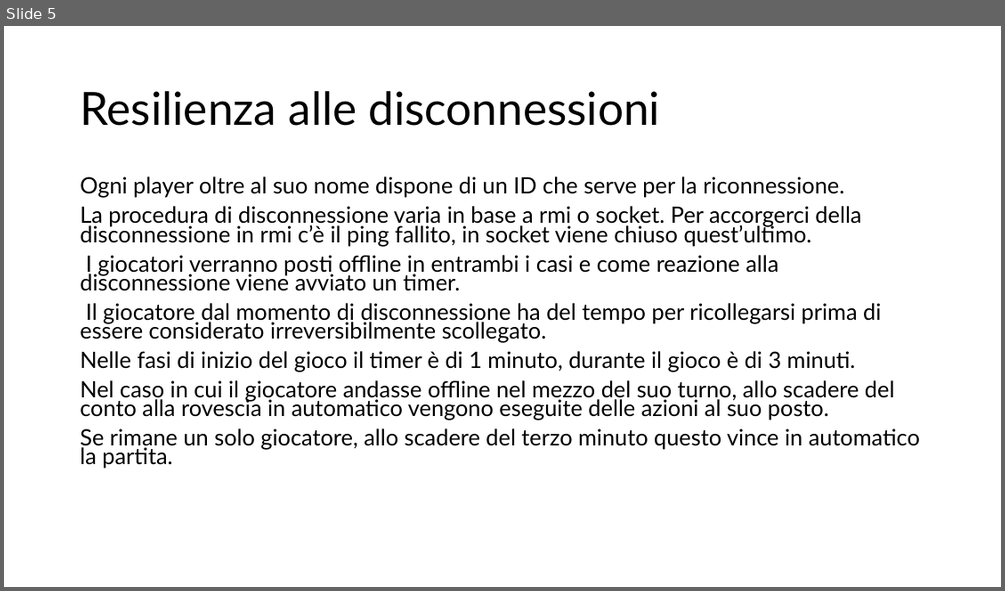
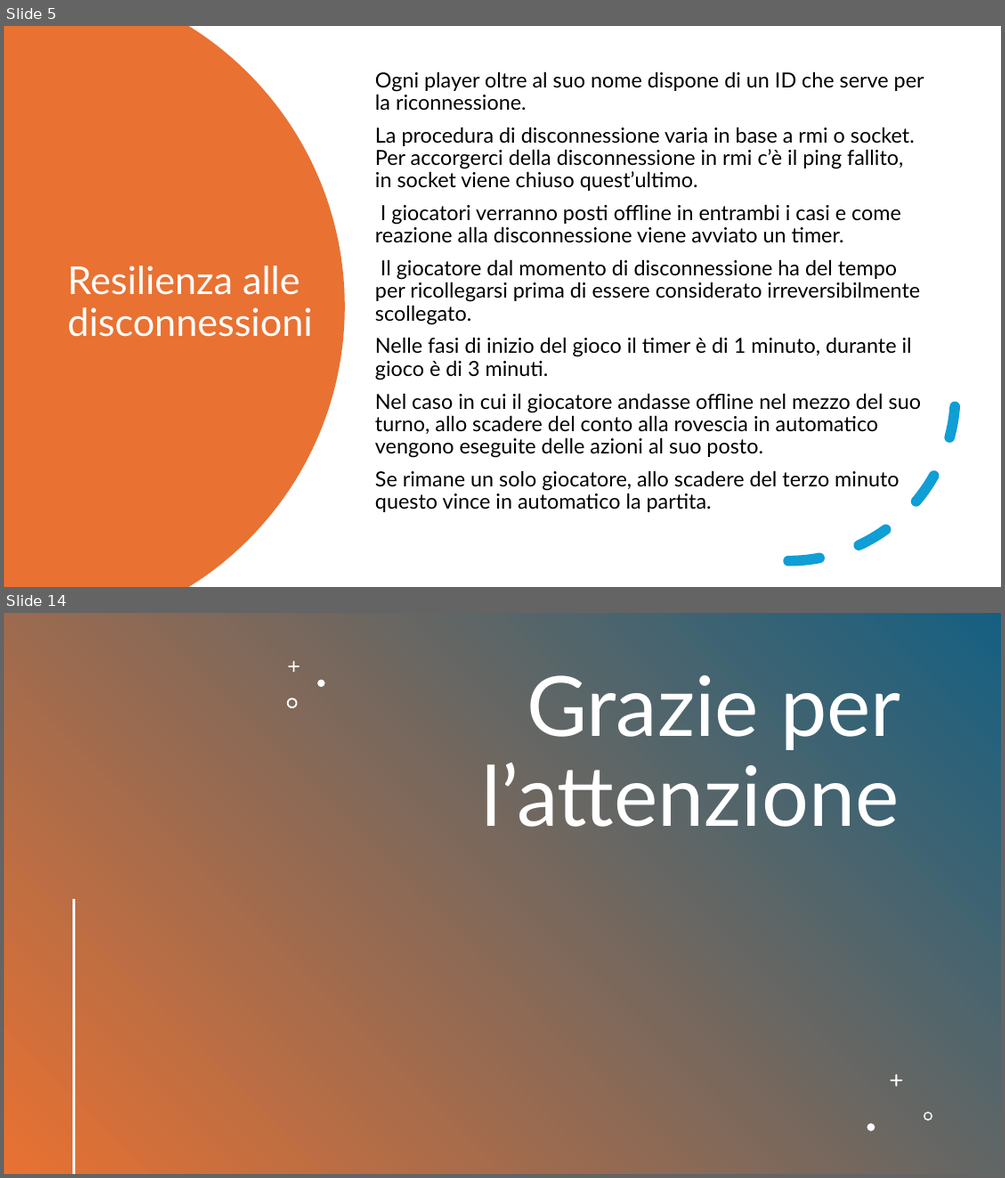
Before and after one commit to Ago19pc/IS24-AM04, a slide deck: deliveries/Codex Naturalis.pptx. Shown one above the other, each under a label of ours: slide 5 before the commit, slides 5 and 14 after it; the slides between them are not shown. The pictures are 1005x591 and 1005x1178 pixels, drawn with LibreOffice and Linux fonts; fonts in the diff are those of the drawing. Boxes give left, top, right and bottom in pixels: in the first picture for what was removed or moved away, otherwise in the second. Text is boxed around its words. In the diff, an @@ line names an element or a change of style, - is before the commit and + after.

```diff
--- a/deliveries/Codex Naturalis.pptx
+++ b/deliveries/Codex Naturalis.pptx
@@ slide 14 added at (4, 613, 1001, 1174), background #FFFFFF @@
@@ rectangle added at (4, 613, 1001, 1174), fill gradient #156082 to #E97132 @@
@@ freeform shape added at (288, 661, 299, 672), fill #FFFFFF @@
@@ freeform shape added at (317, 680, 324, 687), fill #FFFFFF @@
@@ title added at (482, 675, 901, 827), 80 pt, text #FFFFFF @@
+Grazie per l’attenzione
@@ freeform shape added at (287, 698, 297, 708), fill #FFFFFF @@
@@ line added from (74, 900) to (74, 1173), #FFFFFF 2 pt @@
@@ freeform shape added at (890, 1074, 903, 1086), fill #FFFFFF @@
@@ freeform shape added at (923, 1111, 933, 1121), fill #FFFFFF @@
@@ freeform shape added at (867, 1123, 874, 1130), fill #FFFFFF @@
@@ slide 5 changed as well @@
@@ freeform shape added at (4, 26, 345, 587), fill #E97132 @@
@@ text "Ogni player oltre al suo ...": place and size @@
-text "Ogni player oltre al suo ..." at (80, 176, 920, 468)
+text "Ogni player oltre al suo ..." at (375, 71, 924, 512)
@@ text "Ogni player oltre al suo ..." at (375, 71, 924, 512): size 21.7 to 20 pt; line spacing 0.7 to 0.9; vertical alignment top to middle @@
@@ title "Resilienza alle disconnessioni": place and size @@
-title "Resilienza alle disconnessioni" at (80, 91, 661, 126)
+title "Resilienza alle disconnessioni" at (67, 265, 312, 337)
@@ title "Resilienza alle disconnessioni" at (67, 265, 312, 337): size 44 to 37 pt, text colour #000000 to #FFFFFF @@
@@ arc (boxed as its full ellipse) added at (622, 227, 956, 562), outline #0F9ED5 10 pt dashed @@
```
Also in this commit, not shown: 7 other slides changed, 4 other slides added, 4 slides removed.
